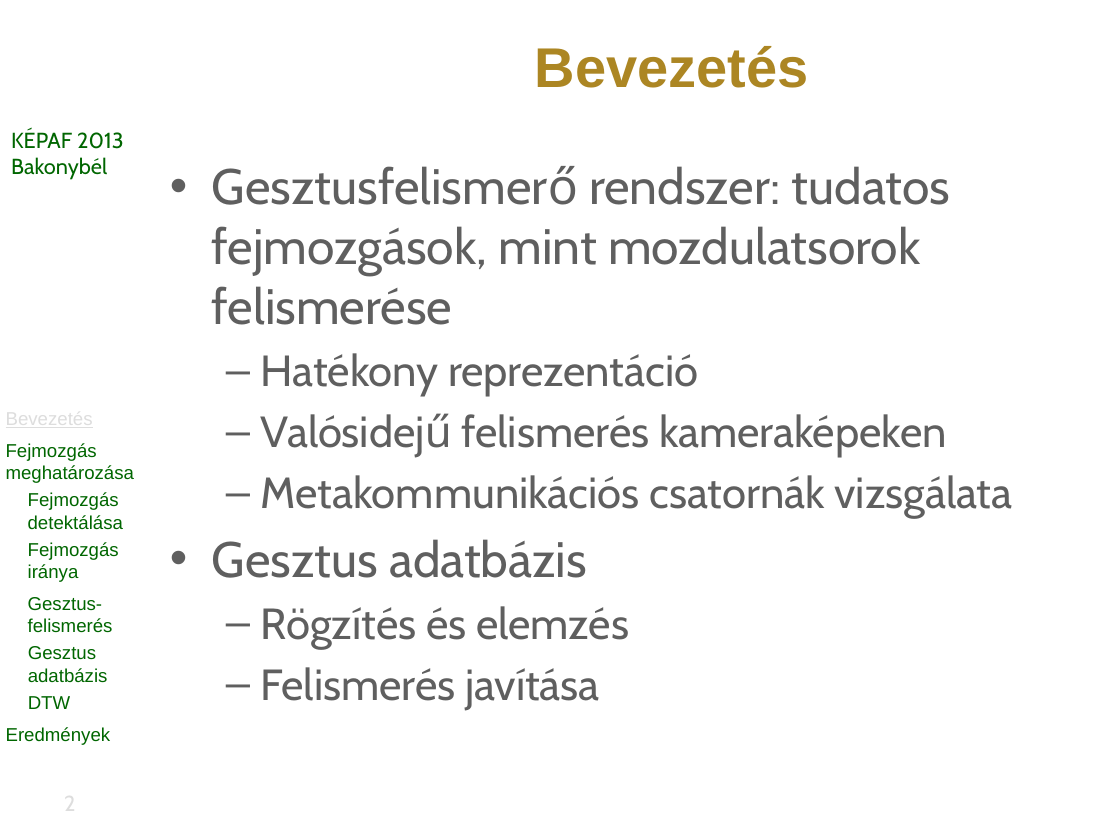
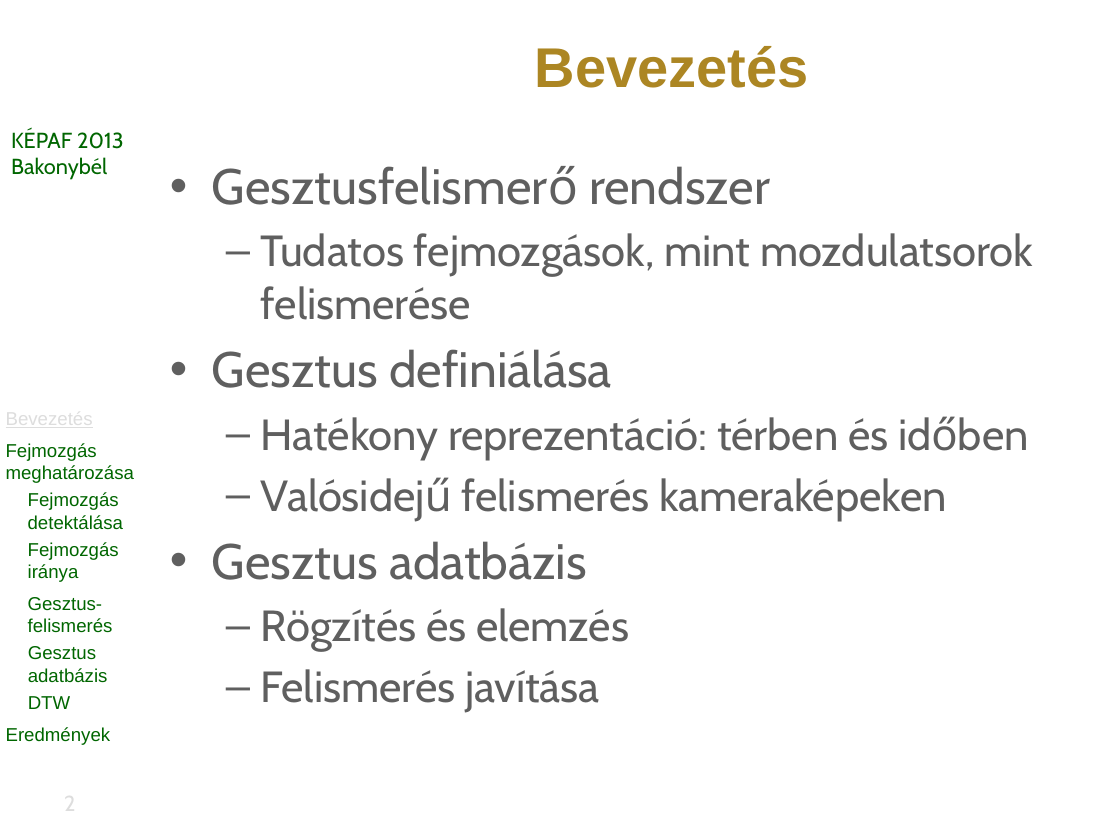
Before and after one commit to vohoaiviet/face-gesture-api, a slide deck: slide 2 of HeadMovement/research/kepaf/ppt/bertok.kornel.kepaf.2013.pptx. Drawn at 1120x840 pixels with LibreOffice and Linux fonts; fonts in the diff are those of the drawing; background and template pictures are left out. Boxes give left, top, right and bottom in pixels: in the first picture for what was removed or moved away, otherwise in the second. Text is boxed around its words. In the diff, an @@ line names an element or a change of style, - is before the commit and + after.

```diff
--- a/HeadMovement/research/kepaf/ppt/bertok.kornel.kepaf.2013.pptx
+++ b/HeadMovement/research/kepaf/ppt/bertok.kornel.kepaf.2013.pptx
@@ text at box(212, 166, 1033, 460): text changed; size 32 to 28 pt @@
-• Gesztusfelismerő rendszer: tudatos fejmozgások, mint mozdulatsorok felismerése
-  – Hatékony reprezentáció
+• Gesztusfelismerő rendszer
+  – Tudatos fejmozgások, mint mozdulatsorok felismerése
+• Gesztus definiálása
+  – Hatékony reprezentáció: térben és időben
@@ text at box(261, 475, 1013, 519): paragraph removed @@
-  – Metakommunikációs csatornák vizsgálata
```
Also in this commit, not shown: 2 other slides changed, 2 slides added, 9 other files.
